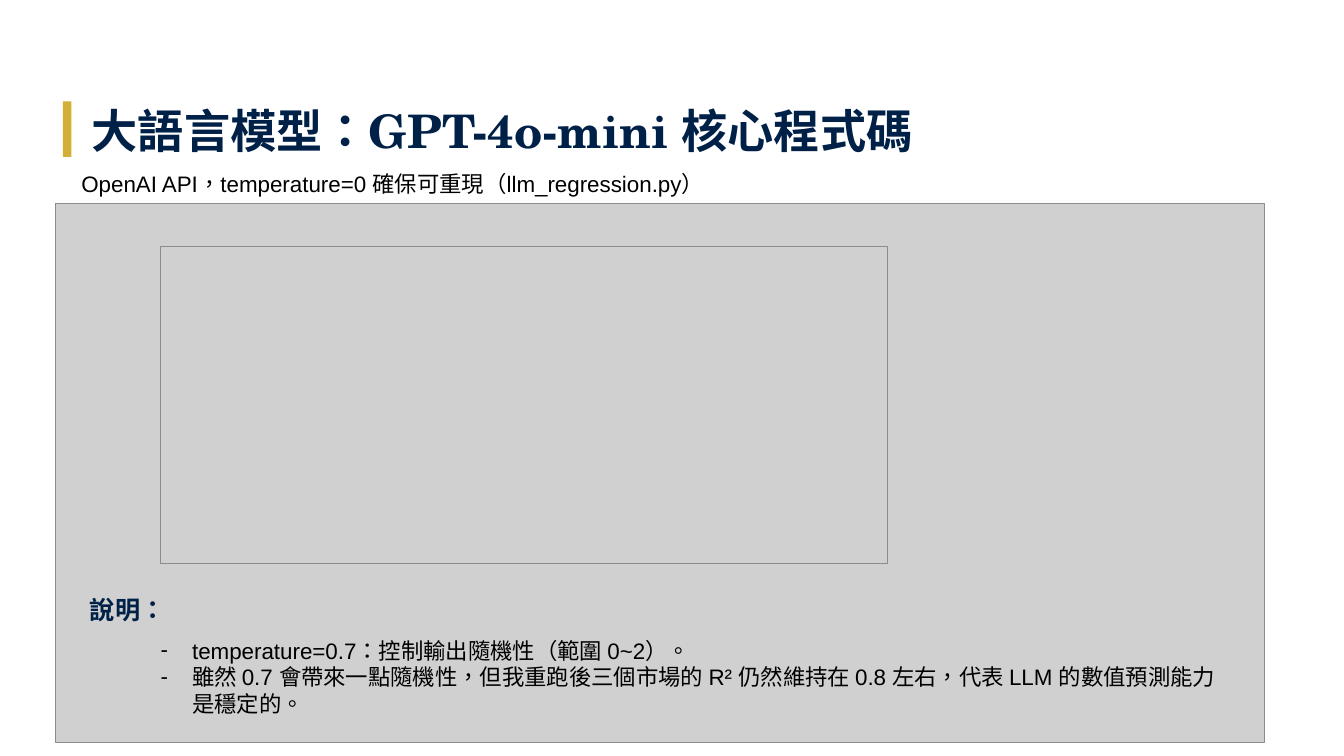
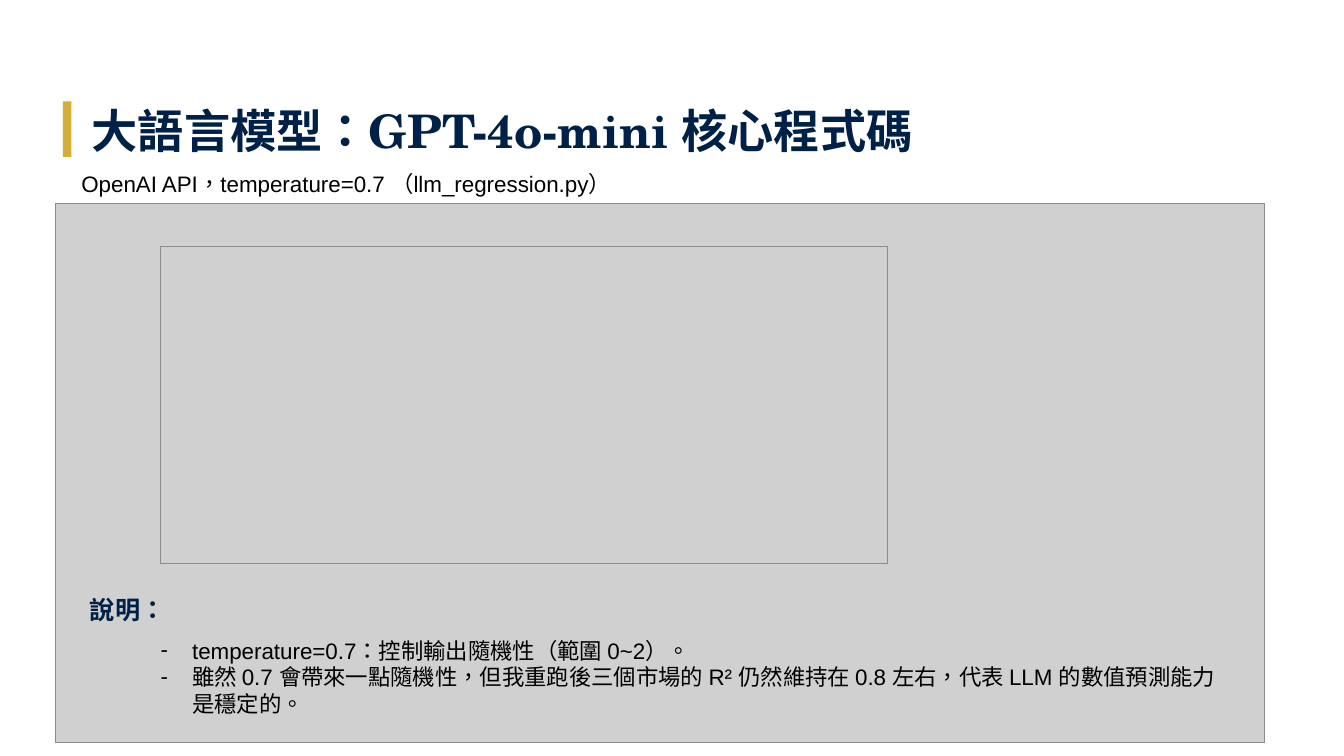
Before and after one commit to Tzu-Lin/ETF-AI-Project, a slide deck: slide 25 of 林子瑜-LLM_ETF_修訂七版_v20260618.pptx. Drawn at 1344x756 pixels with LibreOffice and Linux fonts; fonts in the diff are those of the drawing; grey boxes stand for pictures. Boxes give left, top, right and bottom in pixels: in the first picture for what was removed or moved away, otherwise in the second. Text is boxed around its words. In the diff, an @@ line names an element or a change of style, - is before the commit and + after.

```diff
--- a/林子瑜-LLM_ETF_修訂七版_v20260618.pptx
+++ b/林子瑜-LLM_ETF_修訂七版_v20260618.pptx
@@ text at bbox=[81, 173, 611, 197]: text changed @@
-OpenAI API，temperature=0 確保可重現（llm_regression.py）
+OpenAI API，temperature=0.7 （llm_regression.py）
```
Also in this commit, not shown: 1 other file.
